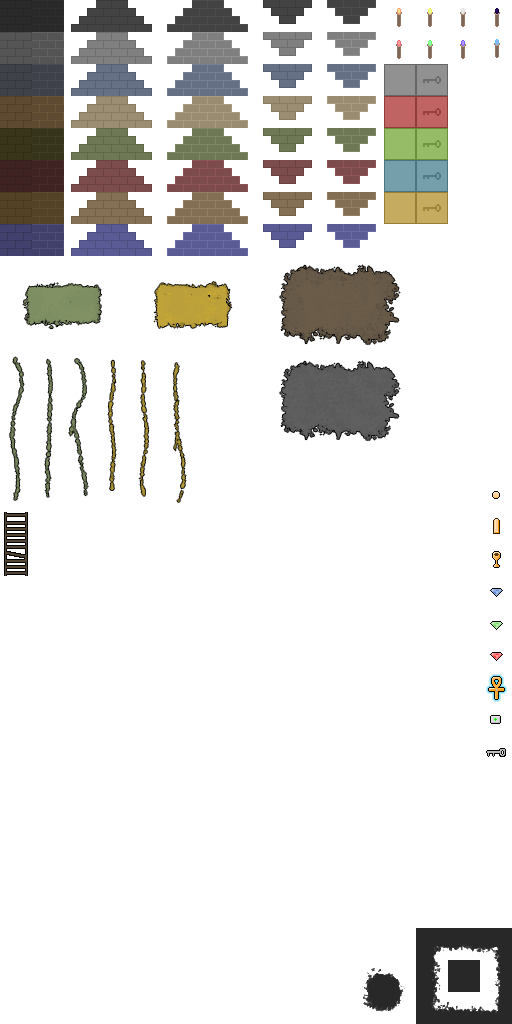
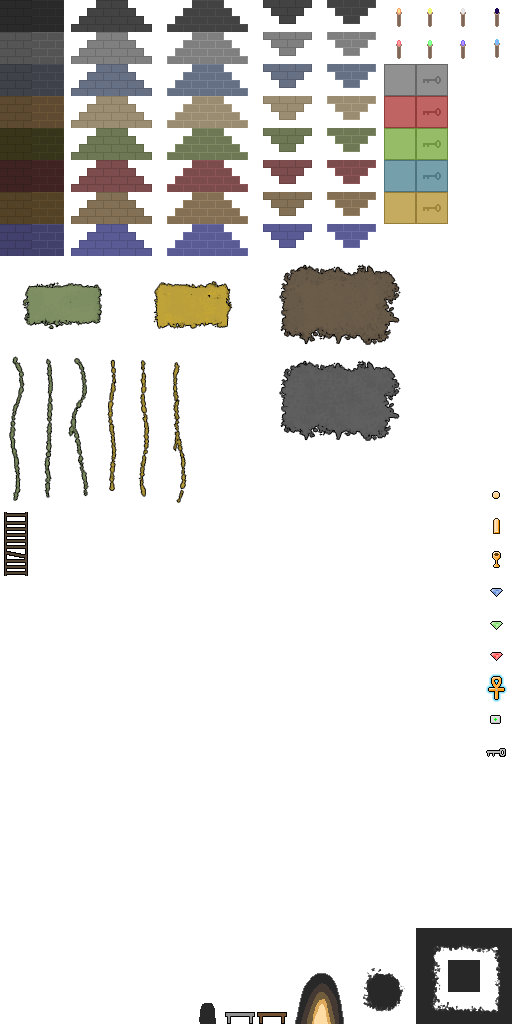
Comparing the layer stacks of the two 512 × 1024 images. Changes:
added layer "Layer 2" above "Layer 1" over left=225, top=1012, right=255, bottom=1024
added layer "Layer 1" above "Hue/Saturation 4" over left=257, top=1012, right=287, bottom=1024
painted on "Hue/Saturation 4" over left=199, top=973, right=344, bottom=1024
